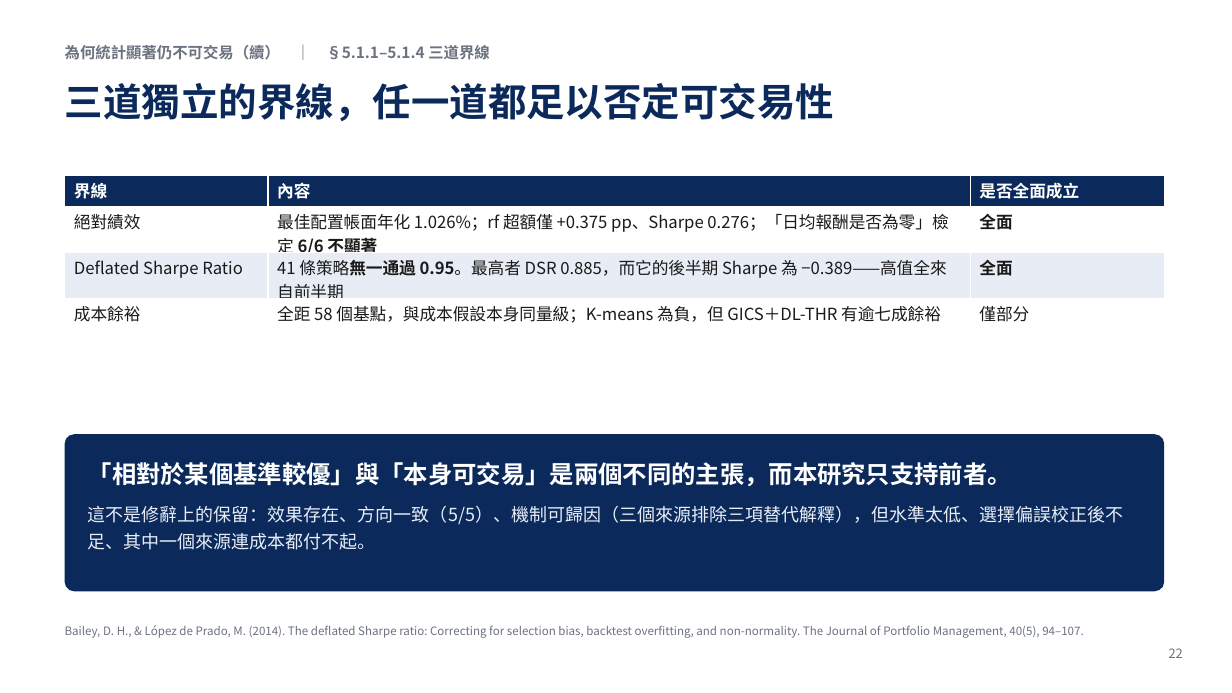
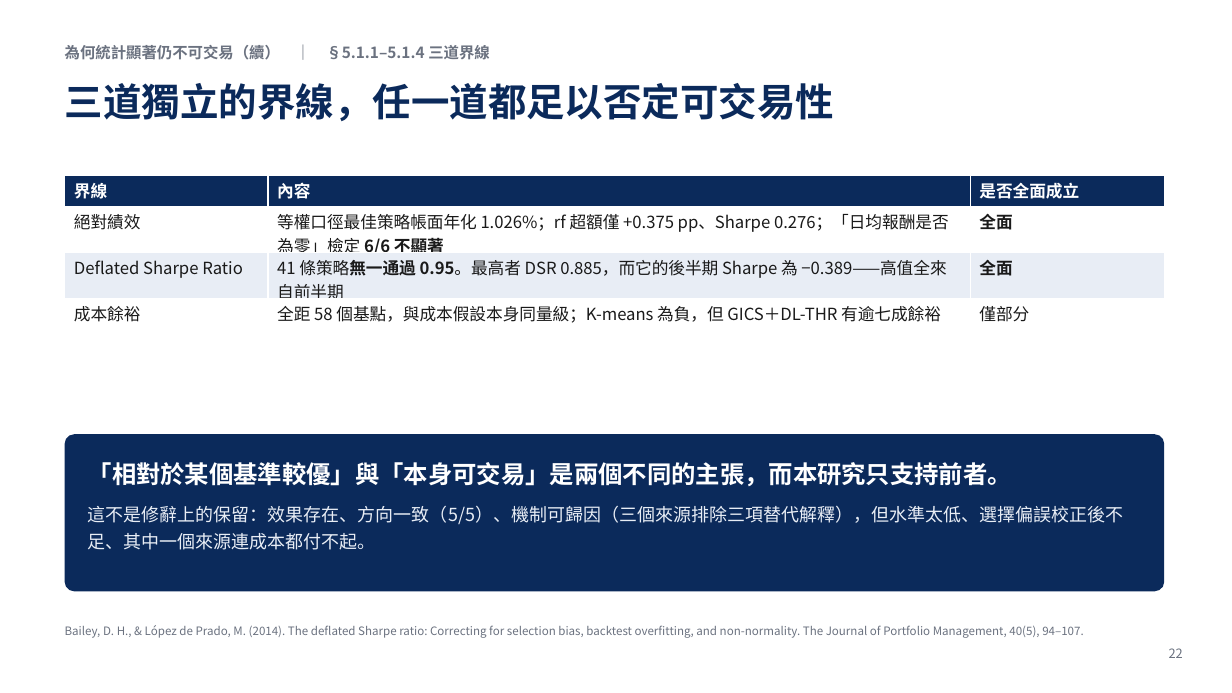
Before and after one commit to LerajieAsta/pairtrade_trainingproject, a slide deck: slide 22 of thesis/1150922.pptx. Drawn at 1232x693 pixels with LibreOffice and Linux fonts; fonts in the diff are those of the drawing. Boxes give left, top, right and bottom in pixels: in the first picture for what was removed or moved away, otherwise in the second. Text is boxed around its words. In the diff, an @@ line names an element or a change of style, - is before the commit and + after.

```diff
--- a/thesis/1150922.pptx
+++ b/thesis/1150922.pptx
@@ table at (x1=65, y1=176, x2=1165, y2=330) @@
-row 2, column 2: 最佳配置帳面年化 1.026%；rf 超額僅 +0.375 pp、Sharpe 0.276；「日均報酬是否為零」檢定 6/6 不顯著
+row 2, column 2: 等權口徑最佳策略帳面年化 1.026%；rf 超額僅 +0.375 pp、Sharpe 0.276；「日均報酬是否為零」檢定 6/6 不顯著
```
Also in this commit, not shown: 1 other slide changed, 8 other files.
